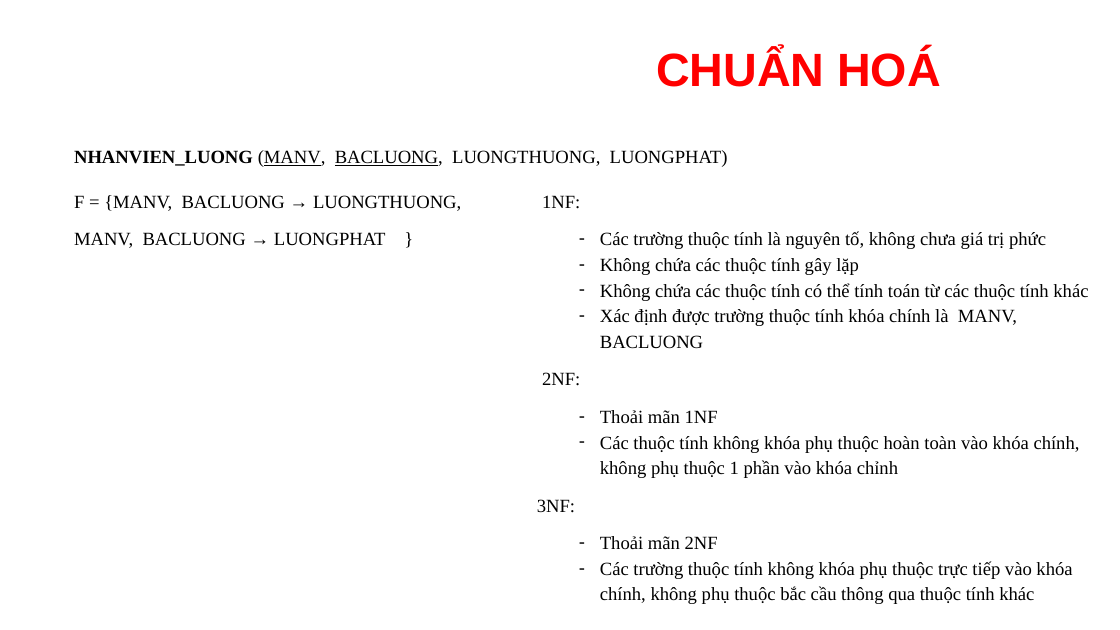
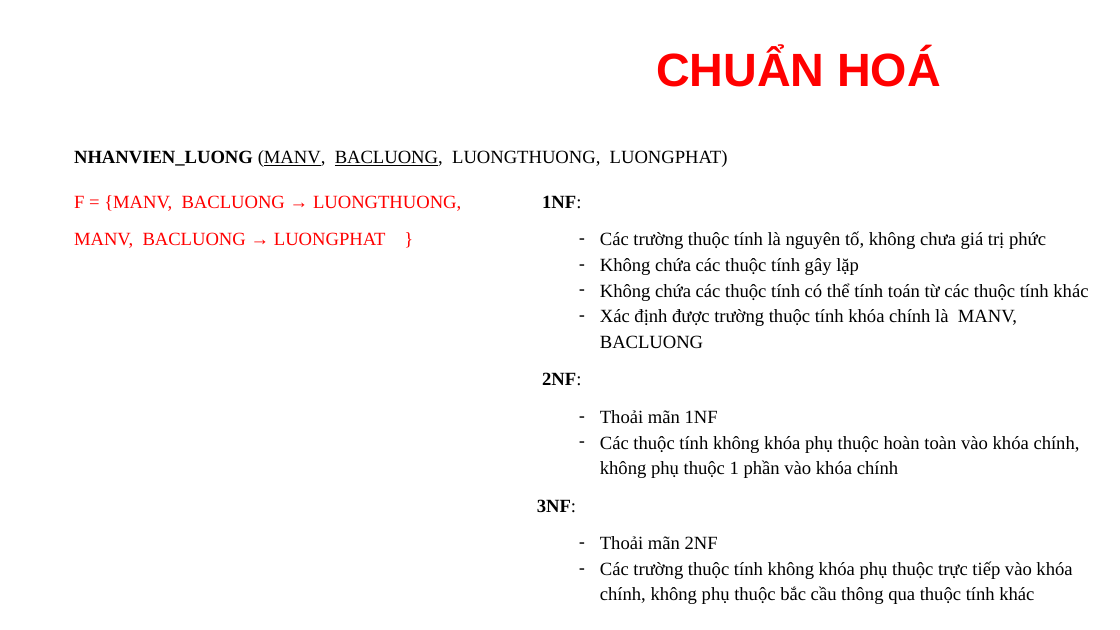
Before and after one commit to dangbinhphuoc/Sql_QuanLyNhanSu, a slide deck: slide 33 of PPQuanLyNhanSu.pptx (slide 32 before the commit). Drawn at 1120x630 pixels with LibreOffice and Linux fonts; fonts in the diff are those of the drawing; background and template pictures are left out. Boxes give left, top, right and bottom in pixels: in the first picture for what was removed or moved away, otherwise in the second. Text is boxed around its words. In the diff, an @@ line names an element or a change of style, - is before the commit and + after.

```diff
--- a/PPQuanLyNhanSu.pptx
+++ b/PPQuanLyNhanSu.pptx
@@ text "F = {MANV, BACLUONG → ..." at (74,195,461,248): text colour #000000 to #FF0000 @@
@@ text at (537,195,581,513): bold on in "1NF:", "2NF:", "3NF:" @@
```
Also in this commit, not shown: 18 other slides changed, 1 slide added, 1 other file.
